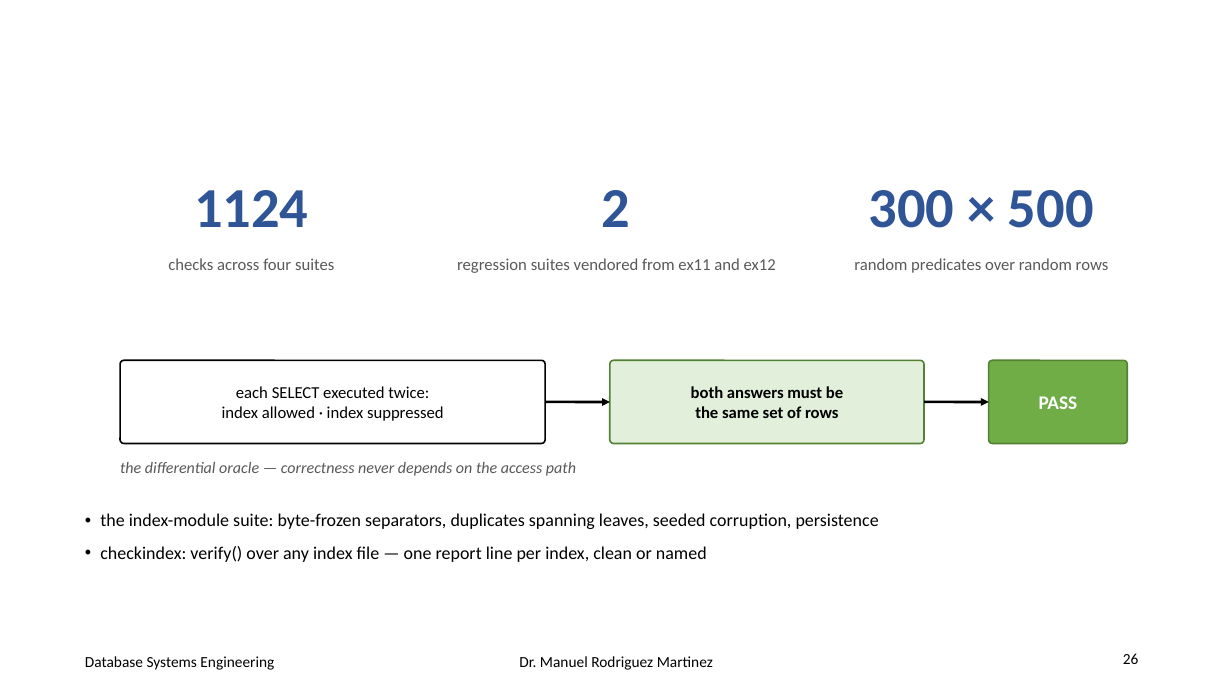
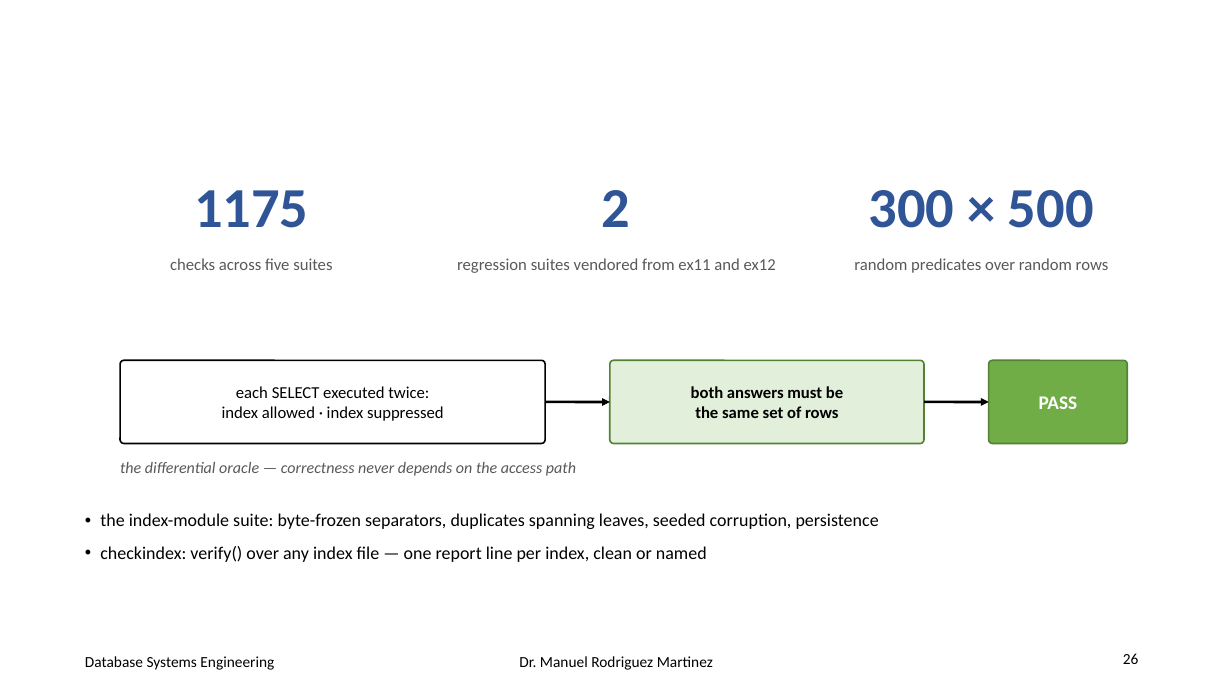
Before and after one commit to manuelr417/dbeng, a slide deck: slide 26 of ex13/ISAM.pptx. Drawn at 1232x693 pixels with LibreOffice and Linux fonts; fonts in the diff are those of the drawing. Boxes give left, top, right and bottom in pixels: in the first picture for what was removed or moved away, otherwise in the second. Text is boxed around its words. In the diff, an @@ line names an element or a change of style, - is before the commit and + after.

```diff
--- a/ex13/ISAM.pptx
+++ b/ex13/ISAM.pptx
@@ text at (194,190,308,228): text changed @@
-1124
+1175
@@ text at (170,258,332,270): text changed @@
-checks across four suites
+checks across five suites
```
Also in this commit, not shown: 6 other slides changed, 1 slide added, 1 slide removed, 10 other files.
